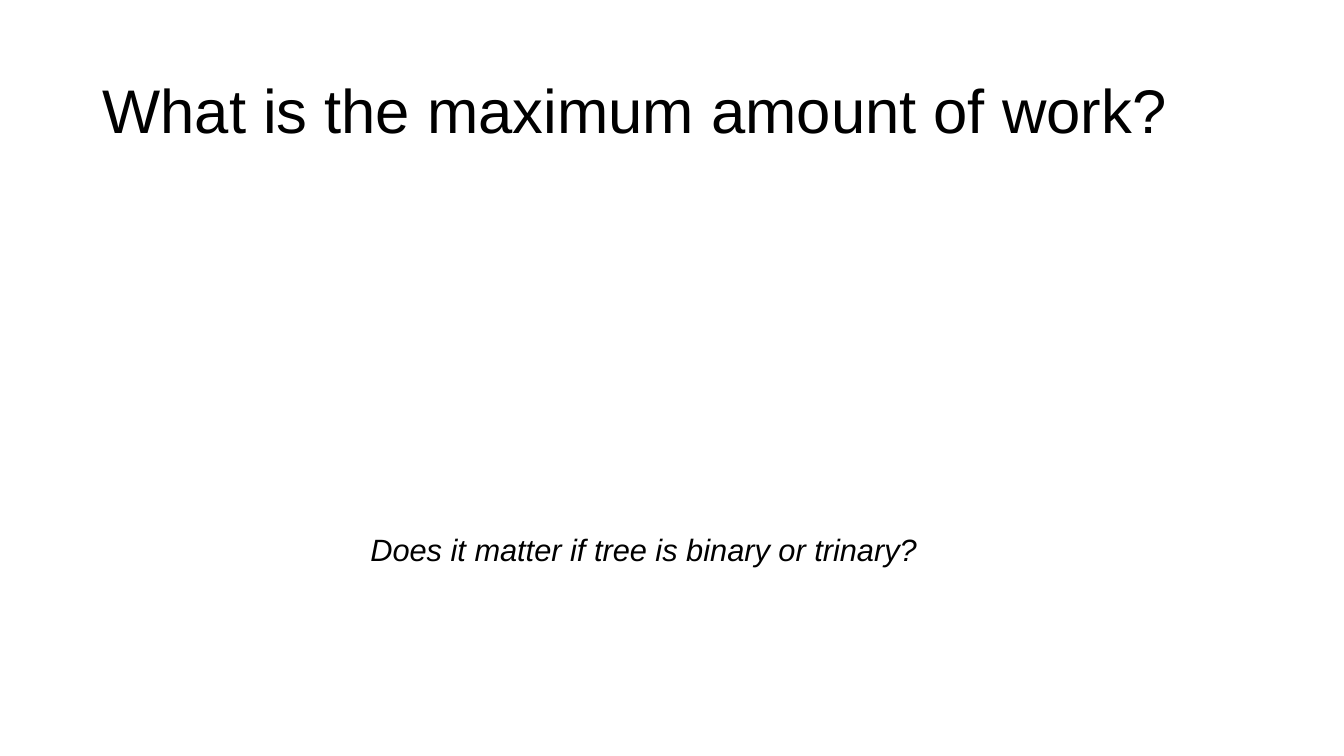
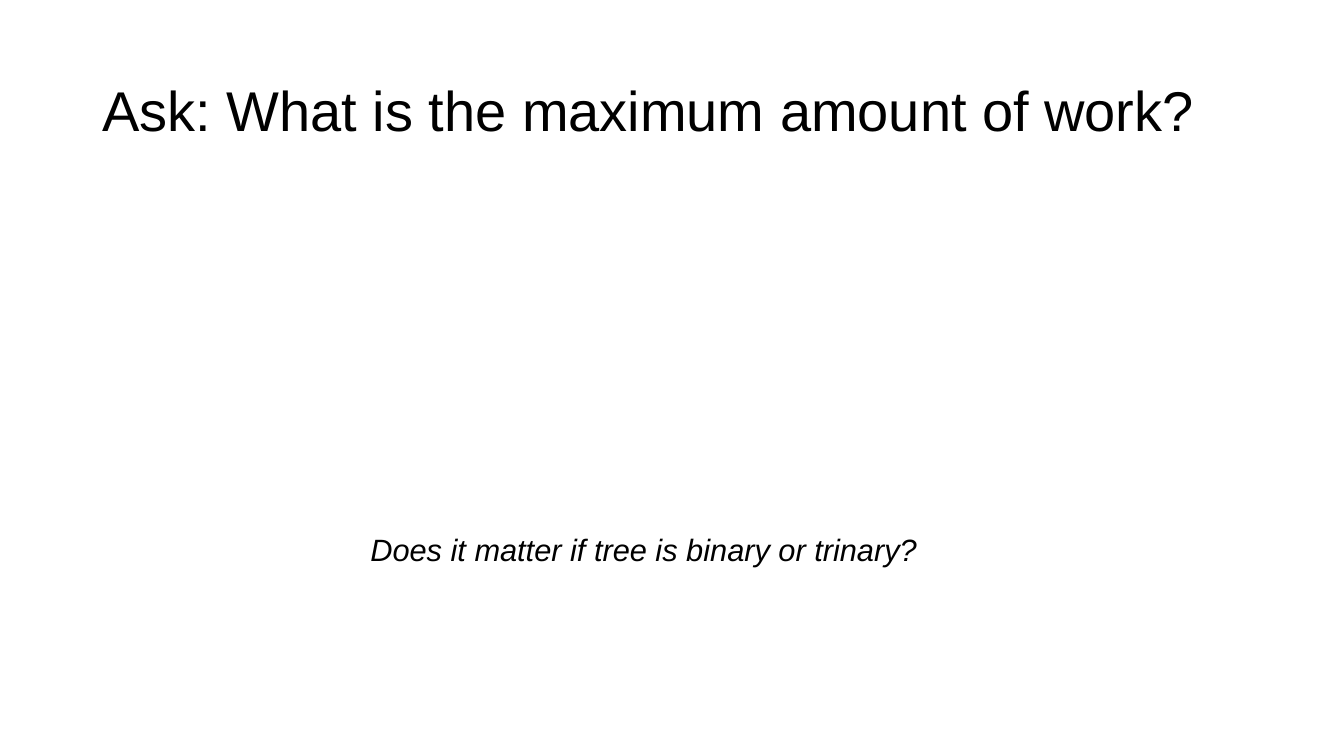
Before and after one commit to parrt/msds689, a slide deck: slide 13 of notes/complexity.pptx. Drawn at 1344x756 pixels with LibreOffice and Linux fonts; fonts in the diff are those of the drawing; grey boxes stand for pictures; background and template pictures are left out. Boxes give left, top, right and bottom in pixels: in the first picture for what was removed or moved away, otherwise in the second. Text is boxed around its words. In the diff, an @@ line names an element or a change of style, - is before the commit and + after.

```diff
--- a/notes/complexity.pptx
+++ b/notes/complexity.pptx
@@ title at [102, 90, 1193, 132]: text changed; size 44 to 40 pt @@
-What is the maximum amount of work?
+Ask: What is the maximum amount of work?
```
Also in this commit, not shown: 10 other slides changed, 1 other file.
